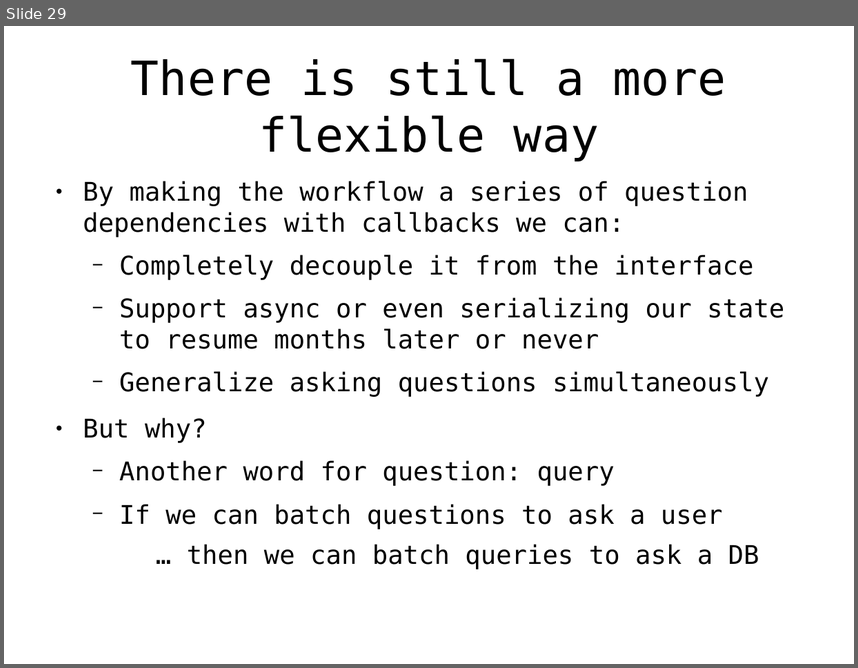
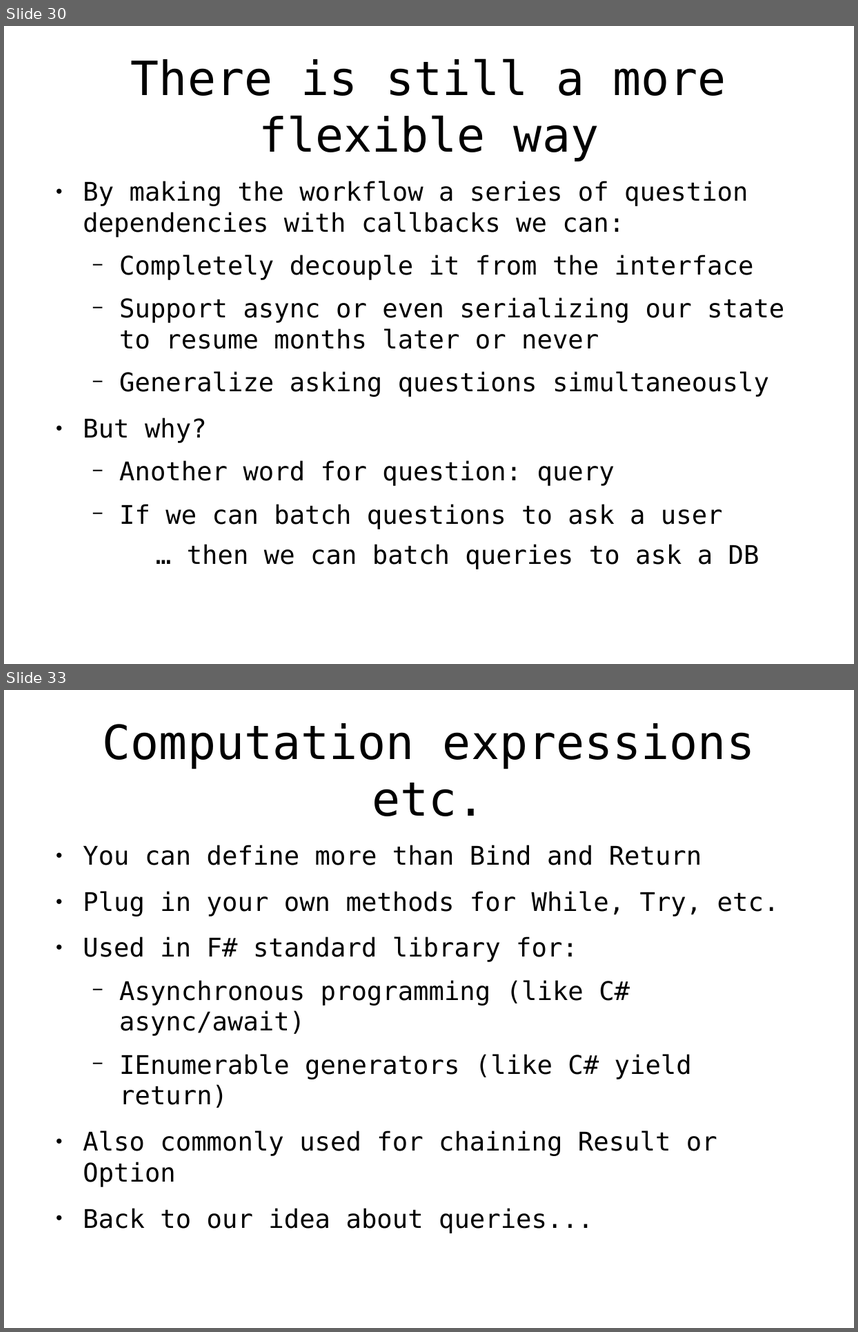
Before and after one commit to rspeele/FSharpTalk, a slide deck: fstalk.odp. Shown one above the other, each under a label of ours: slide 29 before the commit, slides 30 and 33 after it; the slides between them are not shown. The pictures are 858x668 and 858x1332 pixels, drawn with LibreOffice and Linux fonts; fonts in the diff are those of the drawing. Boxes give left, top, right and bottom in pixels: in the first picture for what was removed or moved away, otherwise in the second. Text is boxed around its words. In the diff, an @@ line names an element or a change of style, - is before the commit and + after.

```diff
--- a/fstalk.odp
+++ b/fstalk.odp
@@ slide 33 added at box(4, 690, 854, 1328), background #FFFFFF @@
@@ title added at box(103, 723, 755, 816), 44 pt, text #000000 @@
+Computation expressions etc.
@@ text added at box(83, 845, 780, 1232), 24 pt, text #000000 @@
+● You can define more than Bind and Return
+● Plug in your own methods for While, Try, etc.
+● Used in F# standard library for:
+  − Asynchronous programming (like C# async/await)
+  − IEnumerable generators (like C# yield return)
+● Also commonly used for chaining Result or Option
+● Back to our idea about queries...
@@ what was slide 29 is now slide 30 @@
```
Also in this commit, not shown: 3 slides changed, 4 other slides added, 1 slide removed, 6 other files.
